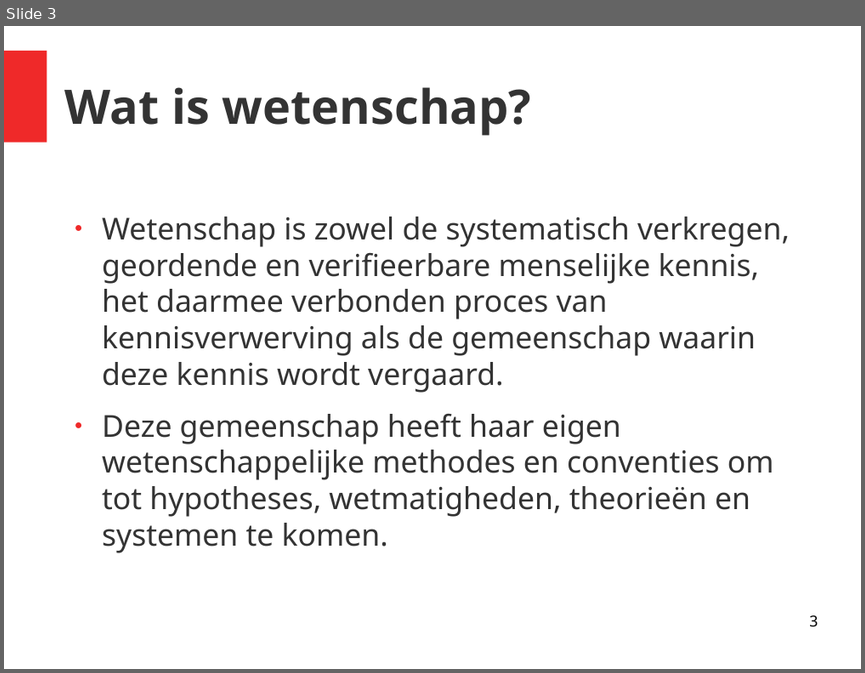
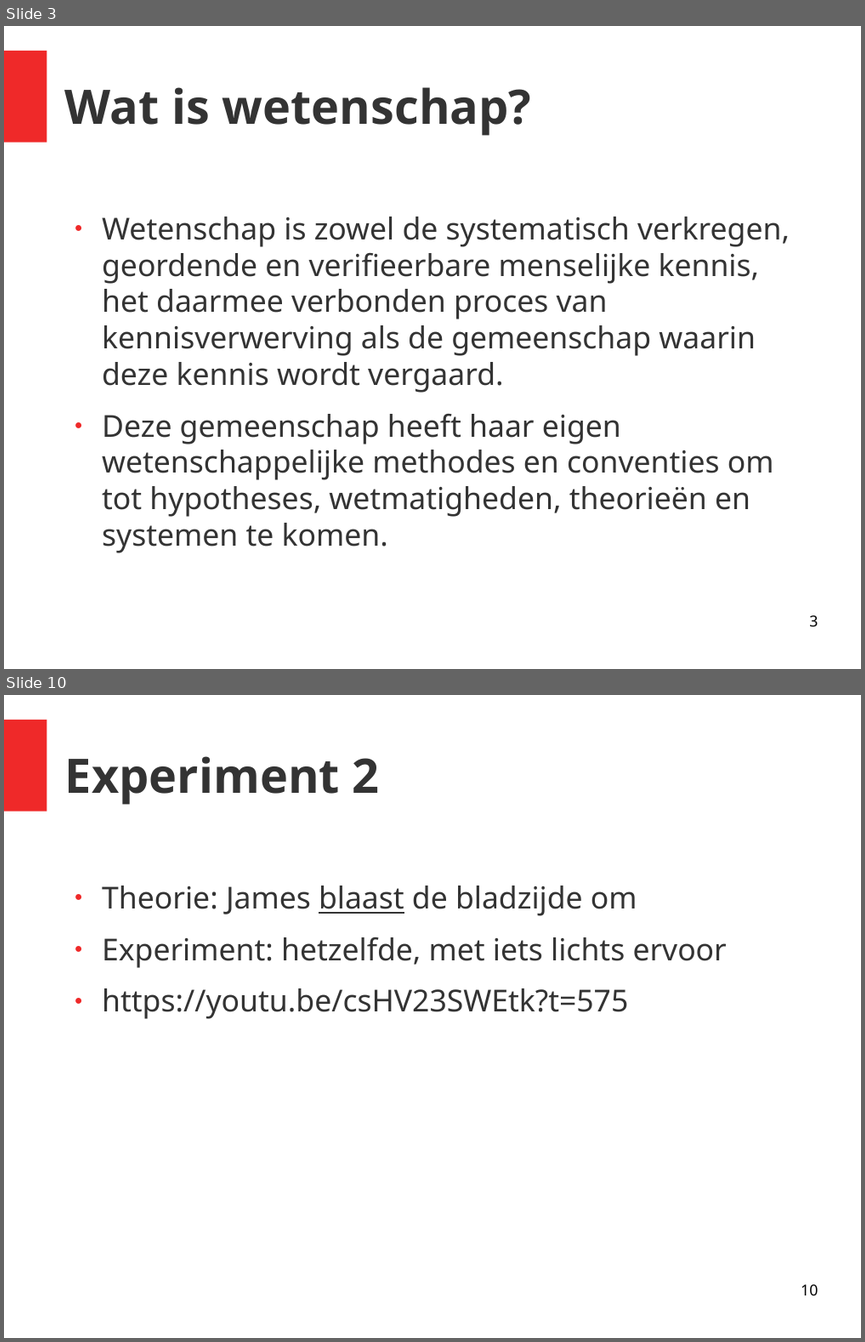
Before and after one commit to richelbilderbeek/gastles_petje_af_20201011, a slide deck: presentatie.odp. Shown one above the other, each under a label of ours: slide 3 before the commit, slides 3 and 10 after it; the slides between them are not shown. The pictures are 865x673 and 865x1342 pixels, drawn with LibreOffice and Linux fonts; fonts in the diff are those of the drawing. Boxes give left, top, right and bottom in pixels: in the first picture for what was removed or moved away, otherwise in the second. Text is boxed around its words. In the diff, an @@ line names an element or a change of style, - is before the commit and + after.

```diff
--- a/presentatie.odp
+++ b/presentatie.odp
@@ slide 10 added at <box>4,695,861,1338</box>, background #FFFFFF; not listed: 1 template element that a slide beside it also shows @@
@@ title added at <box>65,756,380,805</box>, 44 pt, text #333333, bold @@
+Experiment 2
@@ text added at <box>102,885,726,1019</box>, 28 pt, text #333333 @@
+● Theorie: James blaast de bladzijde om
+● Experiment: hetzelfde, met iets lichts ervoor
+● https://youtu.be/csHV23SWEtk?t=575
@@ page number added at <box>800,1284,817,1295</box>, 14 pt, text #000000 @@
+10
```
Also in this commit, not shown: 25 other slides added, 9 other files.
